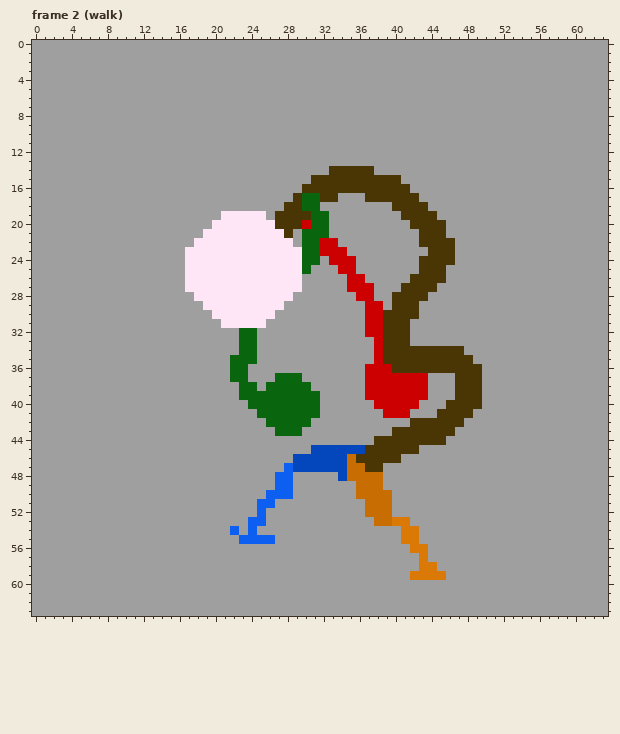
Two states of a pixel-art file, Art/Sprites/flor-malvada.ase. This is how it looked before the edit.
64x64 pixels, 16 frames. Colours within 5 levels of each other are drawn and written as one. Shown: frame 2 (walk). The commit also changed other frames, which this record leaves out.
Once edited:
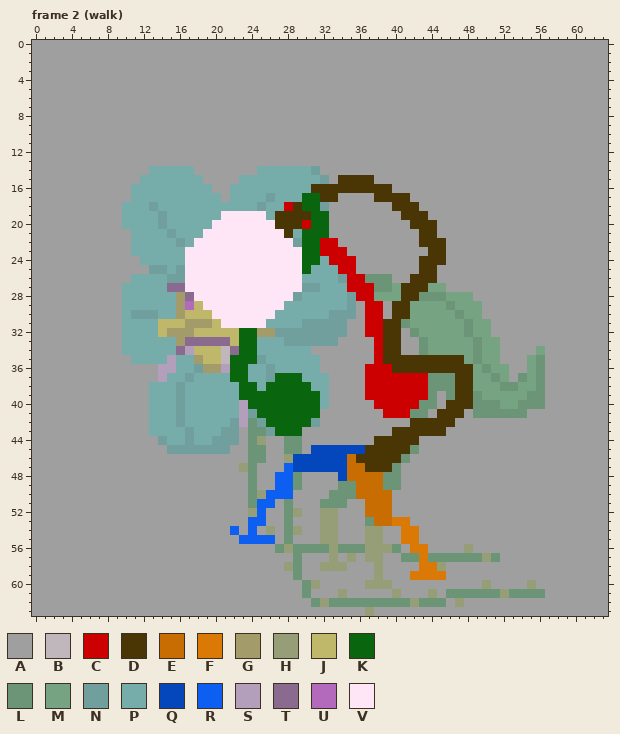
Palette (. is transparent): A #9f9f9f  B #bfb7bc  C #cc0000  D #4a3504  E #c86d01  F #da7906  G #a49b6a  H #959e76  J #bfb76a  K #09650e  L #6c9577  M #76a482  N #709f9d  P #76adaa  Q #0447bd  R #0c5ff0  S #b39fbc  T #8a6a8e  U #b36abc  V #ffe6f7
The commit says: 🎨 afinar o corpo da florzinha
What changed:
layer "florzinha" now shown
Changed rows in their new state; - is an unchanged pixel.
Frame 2 (walk), layers "tronco", "florzinha":
first column x 10:
14 ---PPPPP-------PPPPPPN-AAAAA-------------------
15 --PPPPPPP----PPPPPPPPPNA----AAA----------------
16 -PPPPPPPPP--PPPPPPPPP---------AA---------------
17 -PPPPPPPPPP-PPPPNPPP-------A----A--------------
18 PPPNPPPPPPPPPPPNPPC---N----------A-------------
19 PPPPNPPPPPP-----P-----------------A------------
20 PPPPNPPPPP-------------------------A-----------
21 -PPPPNPPP----------P---------------A-----------
22 -PPPPPNP-----------N----------------A----------
23 -PPPPPP-----------------------------A----------
24 --PPPPP---------------P-------------A----------
25 ---NNPN--------------PPP-----------A-----------
26 -PPPPNN-------------PPPPN--LLL-----A-----------
27 PPPPPTT-------------NNPPP---LLM---MM-----------
28 PPPPPPGT-----------NPPPPPN--MMM--LLLMMM--------
29 PPPPPPGUJ---------PPPPPPPN------MMMMLMMM-------
30 PNNNPPGJJJ-------PPPPPPNNN---A--MMMMMLMM-------
31 PPPPJJJGGGJ-----PPPPNNNNN------LMMMMMMLMM------
32 PPPPJGGGJJJJJ--GGNNNNNNNN------ALMMMMMLMM------
33 PPPPPPGTTTTTJ--PPPNNNNNN-------A-LMMMMMLMM-----
34 PPPPPPTSJJJBT--PPPPPP----------AALMMMMMLMM----M
35 -PPPPSPPGJJB---NPPPPPP----------------MLMM---ML
36 ----SSPPNGGS--PPNPPPPP-----------------MLMM--ML
37 ----SPPNPPPP--PPN---PPP-----------LLL--MMLM-LML
38 ---PPPNPPPPPP--P-----PP-----------LLL--MMMLLMML
39 ---PPPNPPPPPP---------P-----------L-L--LMMMMMLL
40 ---PPPNPPPPPPS--------P----------LL----LLLMMLLL
41 ---PPPNPPPPPPSN-----------------LL----ALLLLLL--
42 ---PPPNPPPPPNSLN-----N---------------A---------
43 ---PPPPNPPPNN-LLN-------------------A----------
44 ----NPPNPPNNN-LH--LL-------------AAA-----------
45 -----NNNNNNN--LL--LL------------L--------------
46 --------------LL--H------------L---------------
47 -------------HL--------------DL----------------
48 --------------L----L---------LL----------------
49 --------------L----L----LL---LL----------------
50 --------------LH-------LLL---------------------
51 --------------L---L---LLL----------------------
52 --------------H---LH--HH-----------------------
53 ------------------L---HH---L-------------------
54 ----------------H-LH--HH---HH------------------
55 ------------------L---HH---HH------------------
56 -----------------LHLLLLHLLLHHHL-------H--------
57 -------------------L---H-H-HH--LL-LLLLLLHL-----
58 ------------------HL--HHH---H------H-----------
59 -------------------L--------H------------------
60 --------------------LH-----HHH----------H----H-
61 --------------------L---H-----H---H-LLLLLLHLLLL
62 ---------------------LHLLLLLLLLLHLLL-H---------
63 ---------------------------H-------------------
Pixel boxes of the changes (left, top, right, bottom) in both pictures:
changed: (122, 166, 545, 616)
